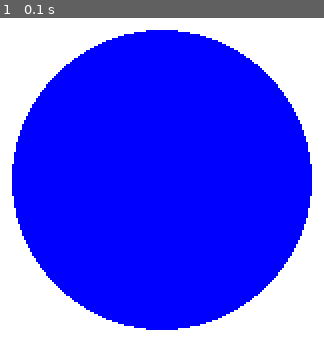
Above: before the commit, frame 1.
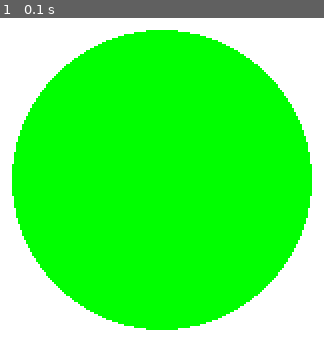
Above: after the commit, the same moment.

Repository: DeezRobotNuts/SET
Game: pygame game, started from TestPygamemodule.py
Same seed, same stepped clock (60 frames per second), same inputs: the game is played once before the commit and once after it.
Inputs:
- Up to frame 1 (0.1 s): no input

The runs differ from the first frame. In frame 1, 67% of the frame differs, in the area x 3-97%, y 3-97%.

Commit message:
Add files via upload
ik heb de kleur van de cirkel veranderd.

Diff:
--- a/TestPygamemodule.py
+++ b/TestPygamemodule.py
@@ -20,7 +20,7 @@
     screen.fill((255, 255, 255))
 
     # Draw a solid blue circle in the center
-    pygame.draw.circle(screen, (0, 0, 255), (250, 250), 75)
+    pygame.draw.circle(screen, (0, 255, 0), (250, 250), 75)
 
     # Flip the display
     pygame.display.flip()
